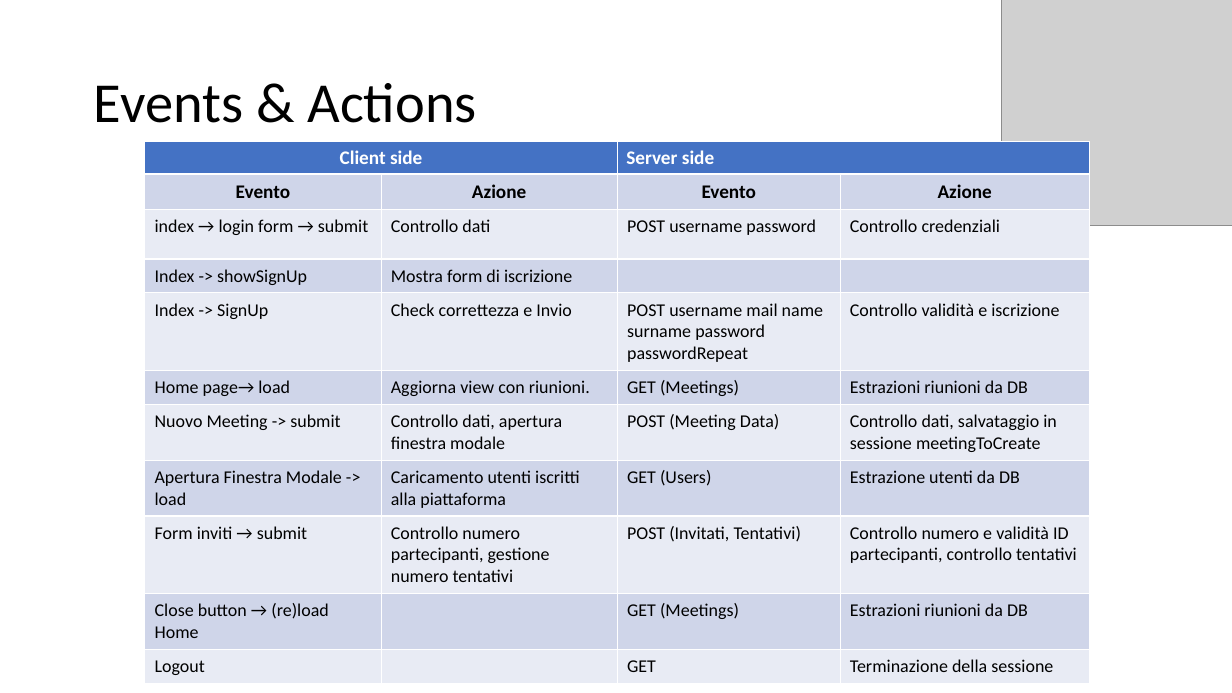
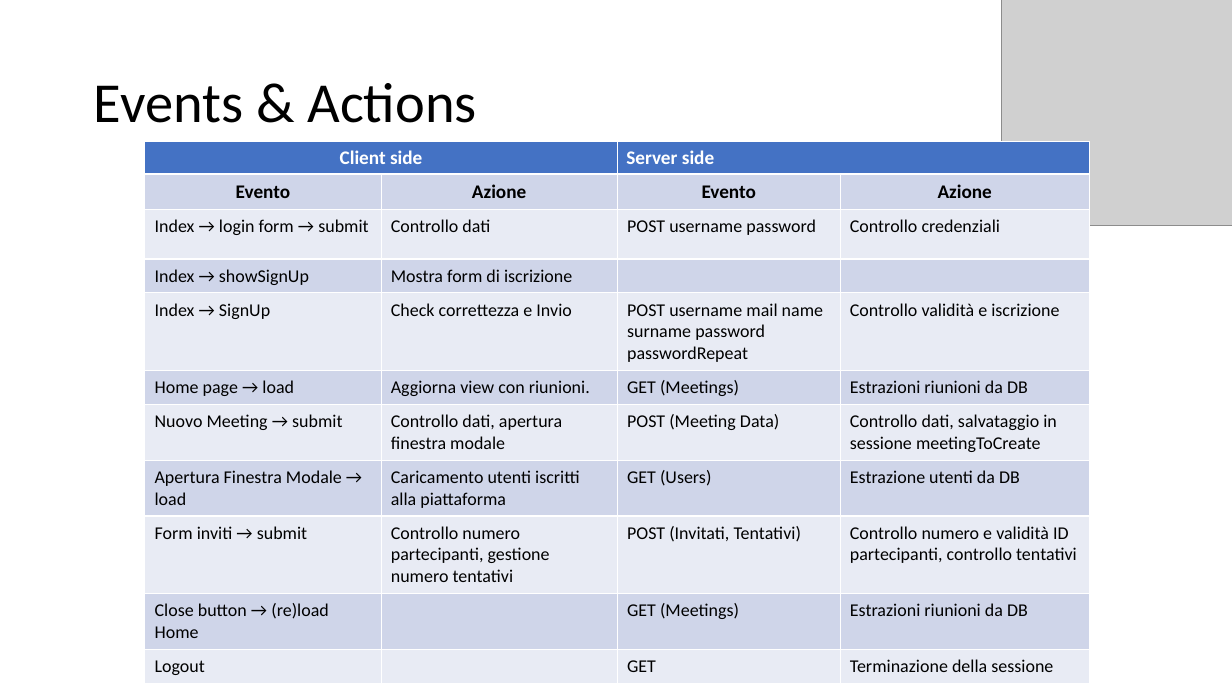
Before and after one commit to AlessandroSironi/TIW-Project-2022, a slide deck: slide 25 of docs/TIW - Documentazione.pptx. Drawn at 1232x693 pixels with LibreOffice and Linux fonts; fonts in the diff are those of the drawing; grey boxes stand for pictures. Boxes give left, top, right and bottom in pixels: in the first picture for what was removed or moved away, otherwise in the second. Text is boxed around its words. In the diff, an @@ line names an element or a change of style, - is before the commit and + after.

```diff
--- a/docs/TIW - Documentazione.pptx
+++ b/docs/TIW - Documentazione.pptx
@@ table at [145, 141, 1091, 684] @@
-row 3, column 1: index → login form → submit
+row 3, column 1: Index → login form → submit
-row 4, column 1: Index -> showSignUp
+row 4, column 1: Index → showSignUp
-row 5, column 1: Index -> SignUp
+row 5, column 1: Index → SignUp
-row 6, column 1: Home page→ load
+row 6, column 1: Home page → load
-row 7, column 1: Nuovo Meeting -> submit
+row 7, column 1: Nuovo Meeting → submit
-row 8, column 1: Apertura Finestra Modale -> load
+row 8, column 1: Apertura Finestra Modale → load
```
Also in this commit, not shown: 2 other slides changed, 1 other file.
